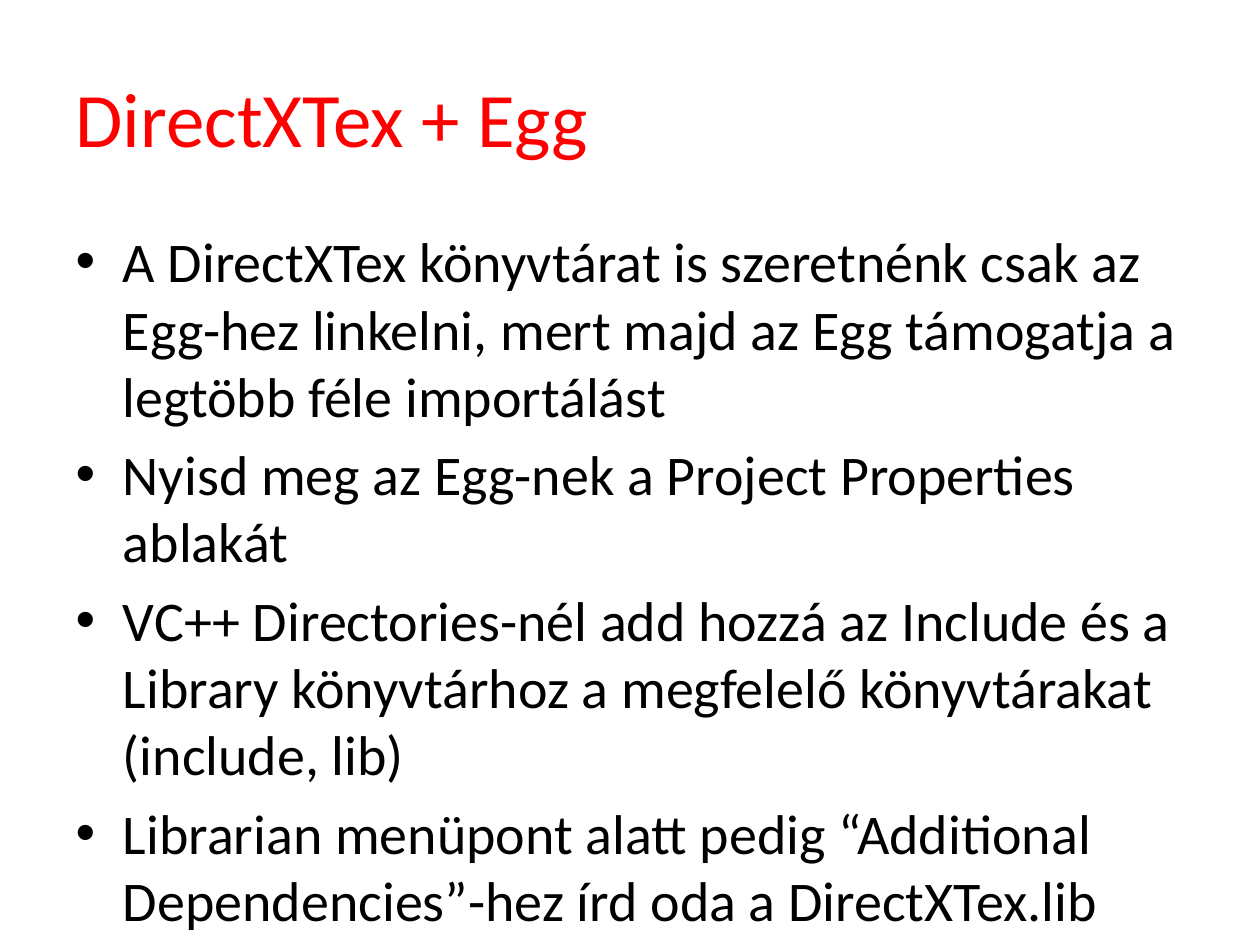
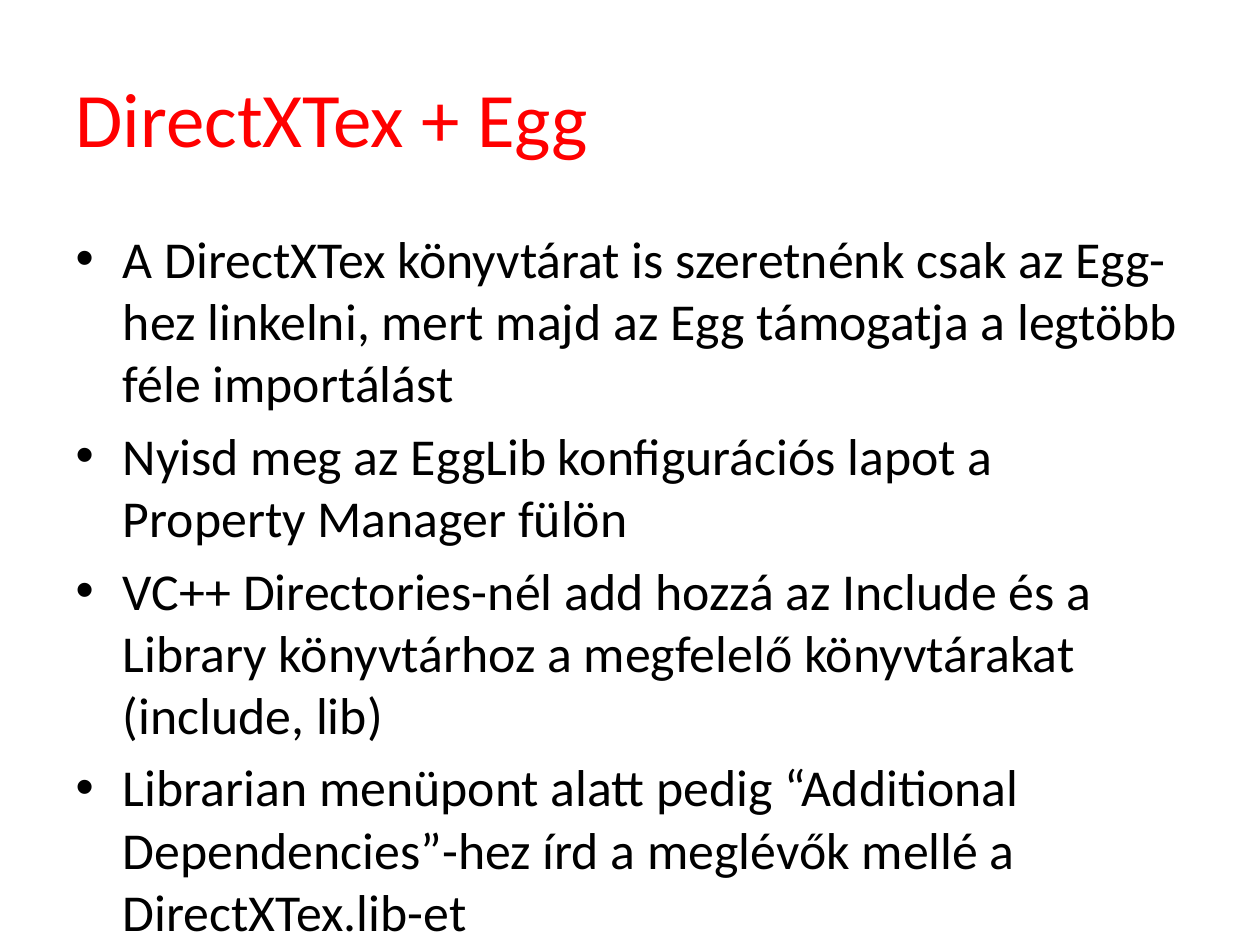
Before and after one commit to tyekx/dx12, a slide deck: slide 7 of Slides/ggl004-Textures.pptx. Drawn at 1260x945 pixels with LibreOffice and Linux fonts; fonts in the diff are those of the drawing; background and template pictures are left out. Boxes give left, top, right and bottom in pixels: in the first picture for what was removed or moved away, otherwise in the second. Text is boxed around its words. In the diff, an @@ line names an element or a change of style, - is before the commit and + after.

Commit message:
ppt

```diff
--- a/Slides/ggl004-Textures.pptx
+++ b/Slides/ggl004-Textures.pptx
@@ text at [123,242,1177,741]: size 32 to 29.6 pt in "A DirectXTex könyvtárat is szeretnénk csak az ...", "VC++ Directories-nél add hozzá az Include és ..." @@
@@ text at [123,439,993,546]: text changed; size 32 to 29.6 pt @@
-• Nyisd meg az Egg-nek a Project Properties ablakát
+• Nyisd meg az EggLib konfigurációs lapot a Property Manager fülön
@@ text at [123,769,1019,932]: text changed; size 32 to 29.6 pt @@
-• Librarian menüpont alatt pedig “Additional Dependencies”-hez írd oda a DirectXTex.lib
+• Librarian menüpont alatt pedig “Additional Dependencies”-hez írd a meglévők mellé a DirectXTex.lib-et
```
Also in this commit, not shown: 1 other slide changed, 16 slides removed.
